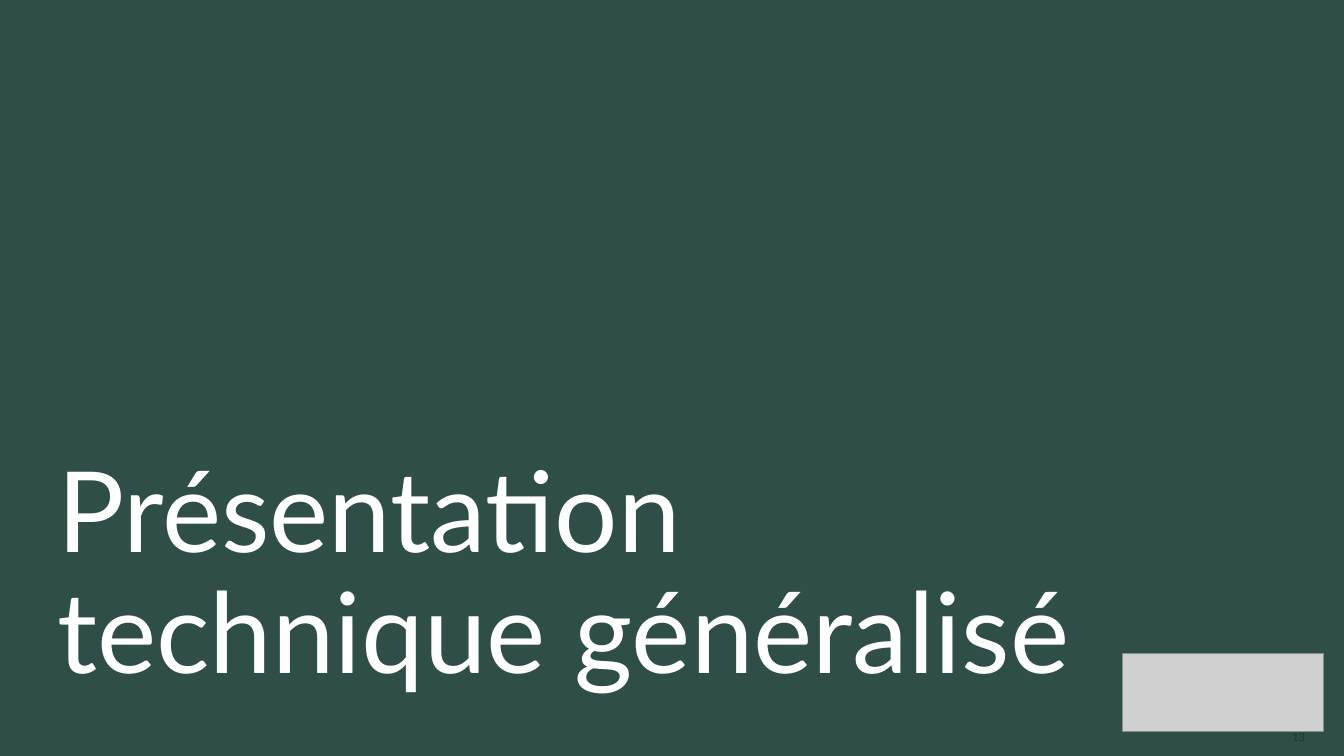
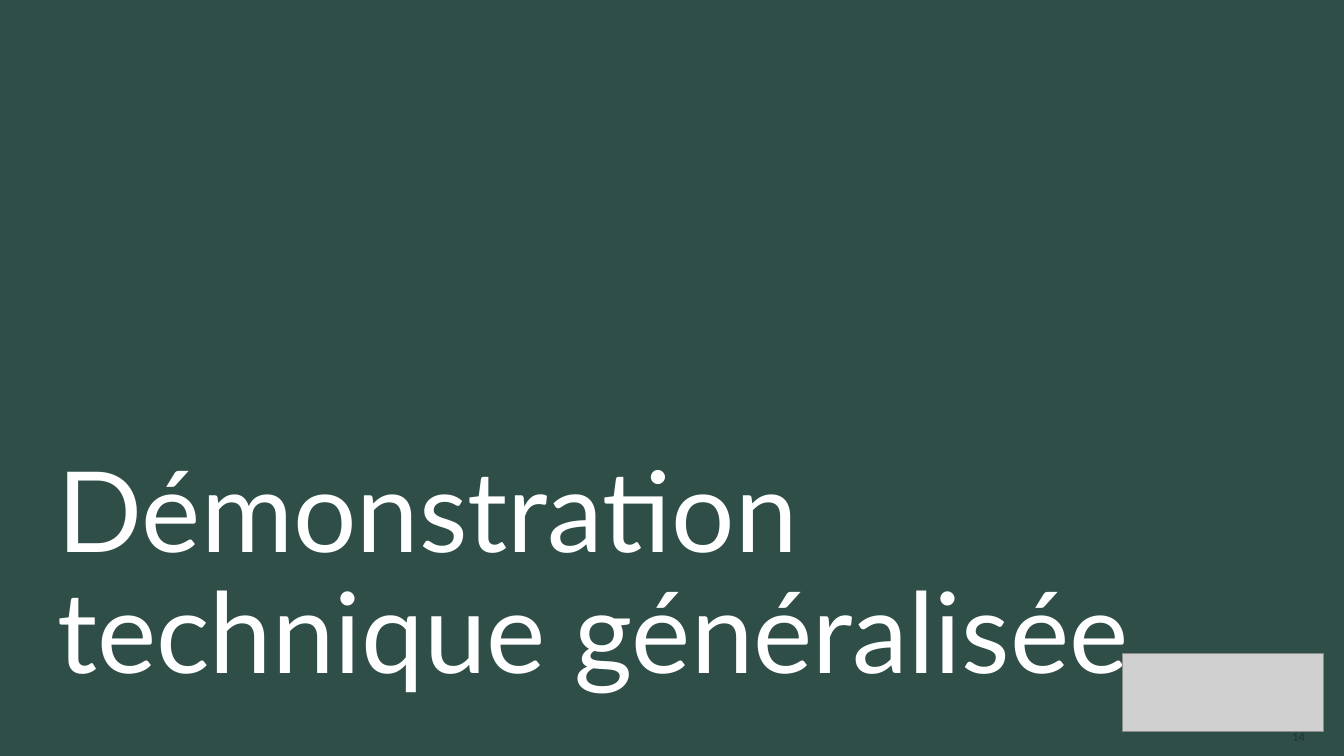
Before and after one commit to SashLamb/Trips-Roads, a slide deck: slide 14 of Documents/Presentation_S4.pptx (slide 13 before the commit). Drawn at 1344x756 pixels with LibreOffice and Linux fonts; fonts in the diff are those of the drawing; grey boxes stand for pictures. Boxes give left, top, right and bottom in pixels: in the first picture for what was removed or moved away, otherwise in the second. Text is boxed around its words. In the diff, an @@ line names an element or a change of style, - is before the commit and + after.

```diff
--- a/Documents/Presentation_S4.pptx
+++ b/Documents/Presentation_S4.pptx
@@ title at <box>57,470,1129,693</box>: text changed @@
-Présentation technique généralisé
+Démonstration technique généralisée
```
Also in this commit, not shown: 9 other slides changed.
